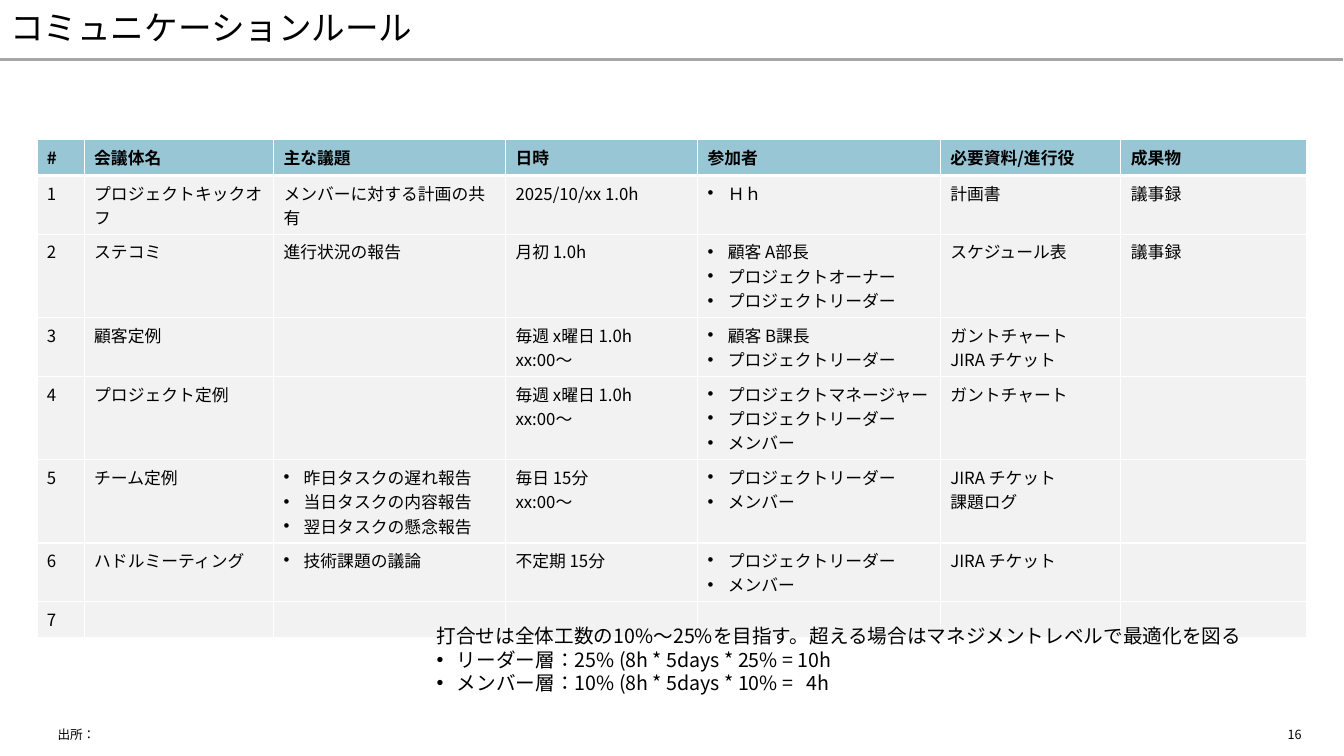
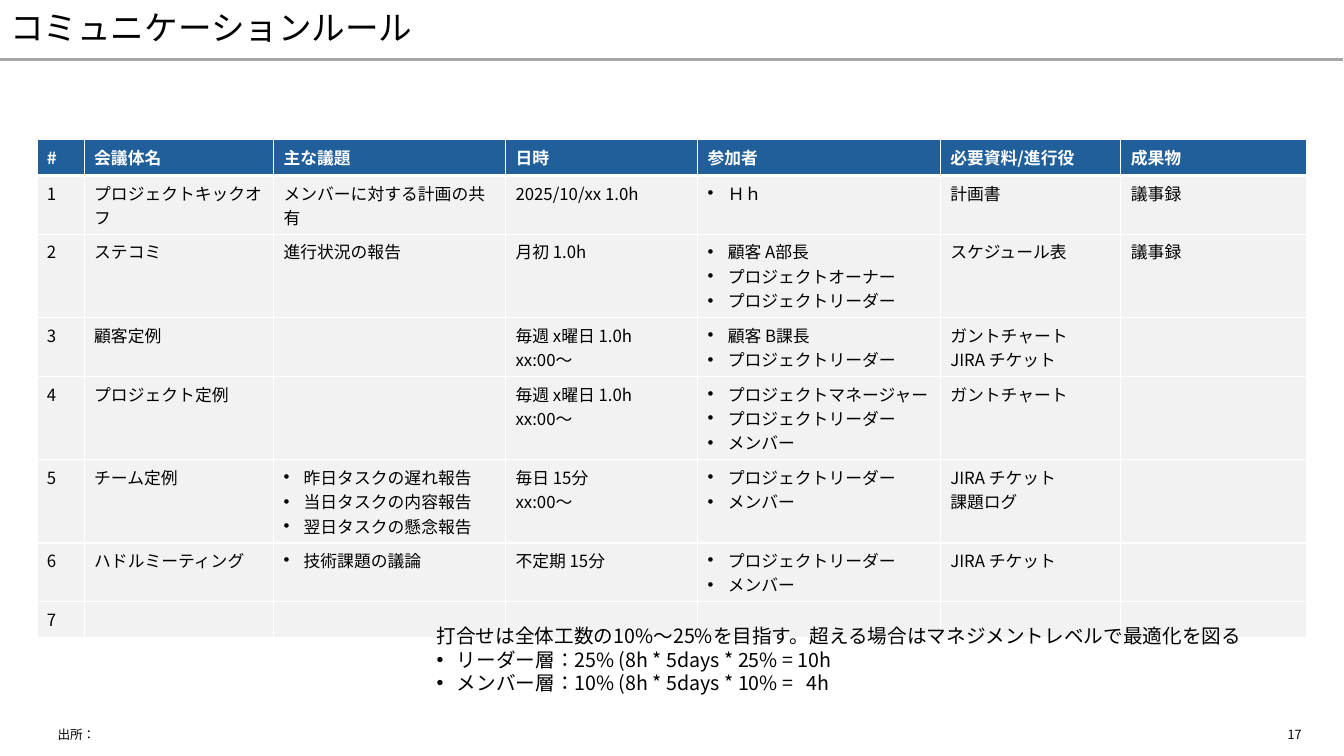
Before and after one commit to yuzucha16/dotfiles, a slide deck: slide 17 of office/Blank.potx (slide 16 before the commit). Drawn at 1344x756 pixels with LibreOffice and Linux fonts; fonts in the diff are those of the drawing. Boxes give left, top, right and bottom in pixels: in the first picture for what was removed or moved away, otherwise in the second. Text is boxed around its words. In the diff, an @@ line names an element or a change of style, - is before the commit and + after.

```diff
--- a/office/Blank.potx
+++ b/office/Blank.potx
@@ table at [37,140,1309,630] @@
@@ fill #007096 at 40% opacity to #215F9A in row 1 @@
@@ text colour #000000 to #FFFFFF in "#", "会議体名", "主な議題", "日時" and 3 more places @@
@@ page number at [1288,729,1302,739]: text changed @@
-16
+17
```
Also in this commit, not shown: 33 other slides changed, 1 slide added.
